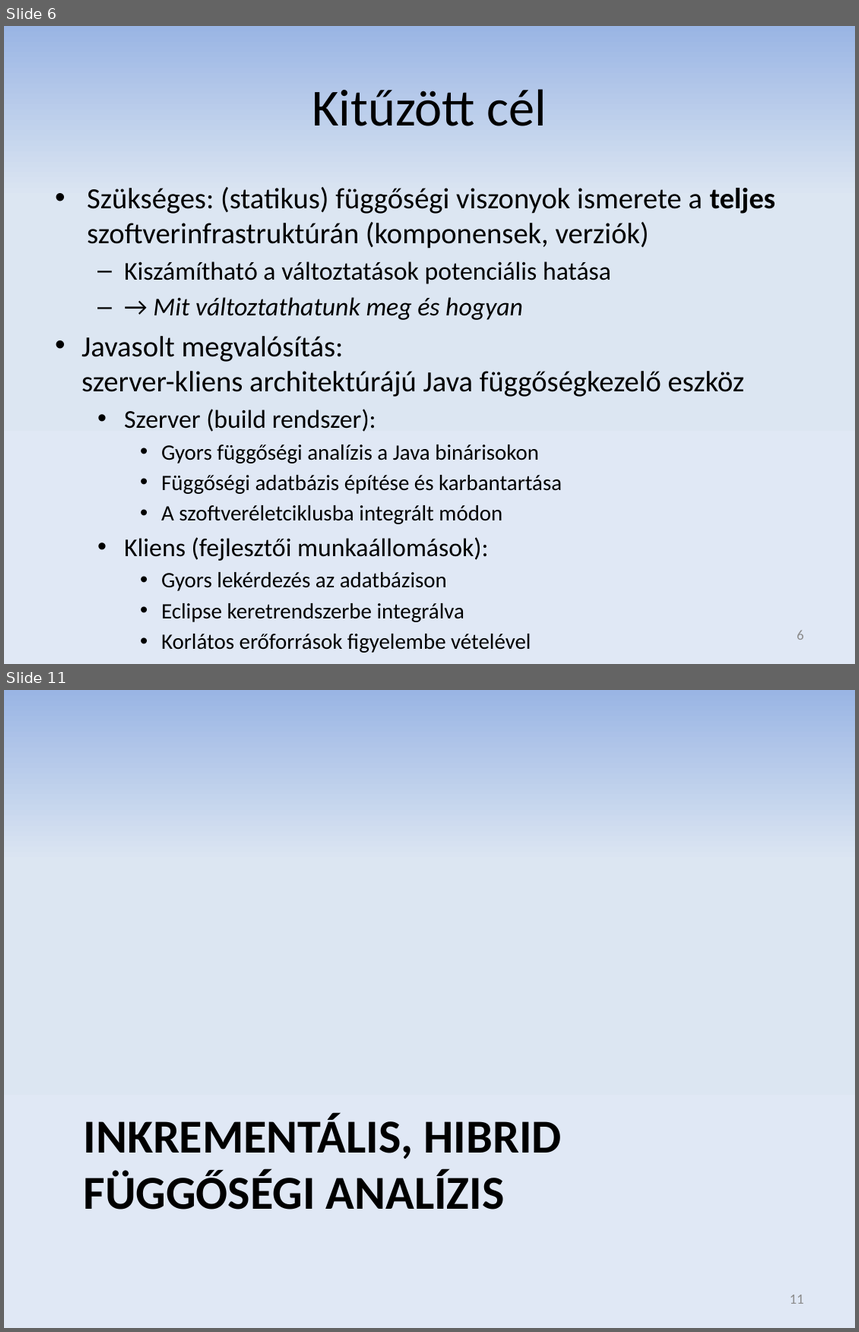
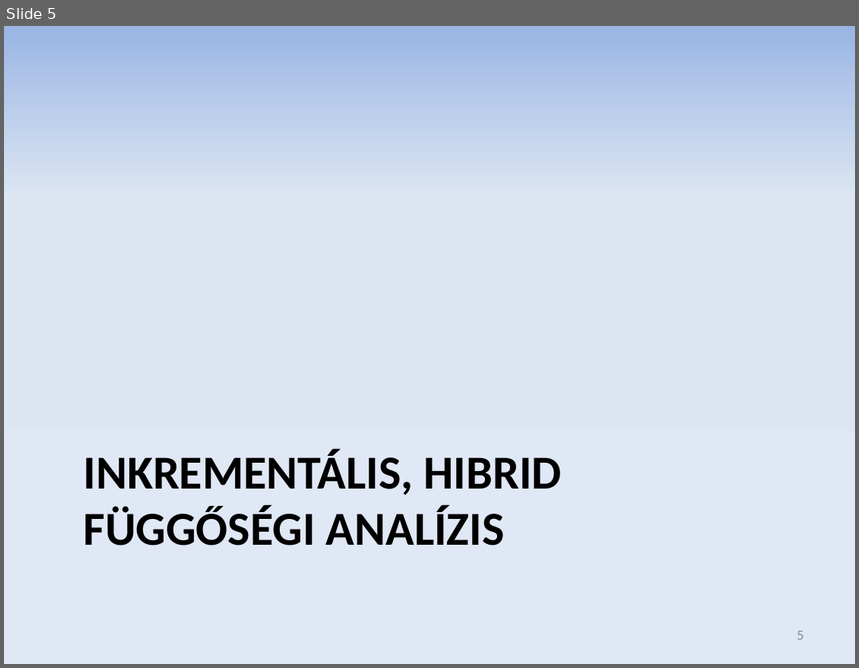
Before and after one commit to donat/incquery-deps, a slide deck: incquery-deps-documentation/presentation/tdk_pres_hu_v3.pptx. Shown one above the other, each under a label of ours: slides 6 and 11 before the commit, slide 5 after it; the slides between them are not shown. The pictures are 859x1332 and 859x668 pixels, drawn with LibreOffice and Linux fonts; fonts in the diff are those of the drawing. Boxes give left, top, right and bottom in pixels: in the first picture for what was removed or moved away, otherwise in the second. Text is boxed around its words. In the diff, an @@ line names an element or a change of style, - is before the commit and + after.

```diff
--- a/incquery-deps-documentation/presentation/tdk_pres_hu_v3.pptx
+++ b/incquery-deps-documentation/presentation/tdk_pres_hu_v3.pptx
@@ slide 6 removed at bbox=[4, 26, 855, 664], background gradient #9AB5E4 to #DCE6F2 to #E1E8F5 @@
@@ title removed at bbox=[312, 89, 547, 126] @@
-Kitűzött cél
@@ text removed at bbox=[82, 187, 775, 653] @@
-• Szükséges: (statikus) függőségi viszonyok ismerete a teljes szoftverinfrastruktúrán (komponensek, verziók)
-  – Kiszámítható a változtatások potenciális hatása
-  – → Mit változtathatunk meg és hogyan
-• Javasolt megvalósítás:
-  szerver-kliens architektúrájú Java függőségkezelő eszköz
-  • Szerver (build rendszer):
-    • Gyors függőségi analízis a Java binárisokon
-    • Függőségi adatbázis építése és karbantartása
-    • A szoftveréletciklusba integrált módon
-  • Kliens (fejlesztői munkaállomások):
-    • Gyors lekérdezés az adatbázison
-    • Eclipse keretrendszerbe integrálva
-    • Korlátos erőforrások figyelembe vételével
@@ page number removed at bbox=[797, 630, 804, 640] @@
-6
@@ what was slide 11 is now slide 5 @@
@@ page number at bbox=[797, 631, 804, 640]: text changed @@
-11
+5
```
Also in this commit, not shown: 13 slides changed, 2 slides added, 6 other slides removed.
